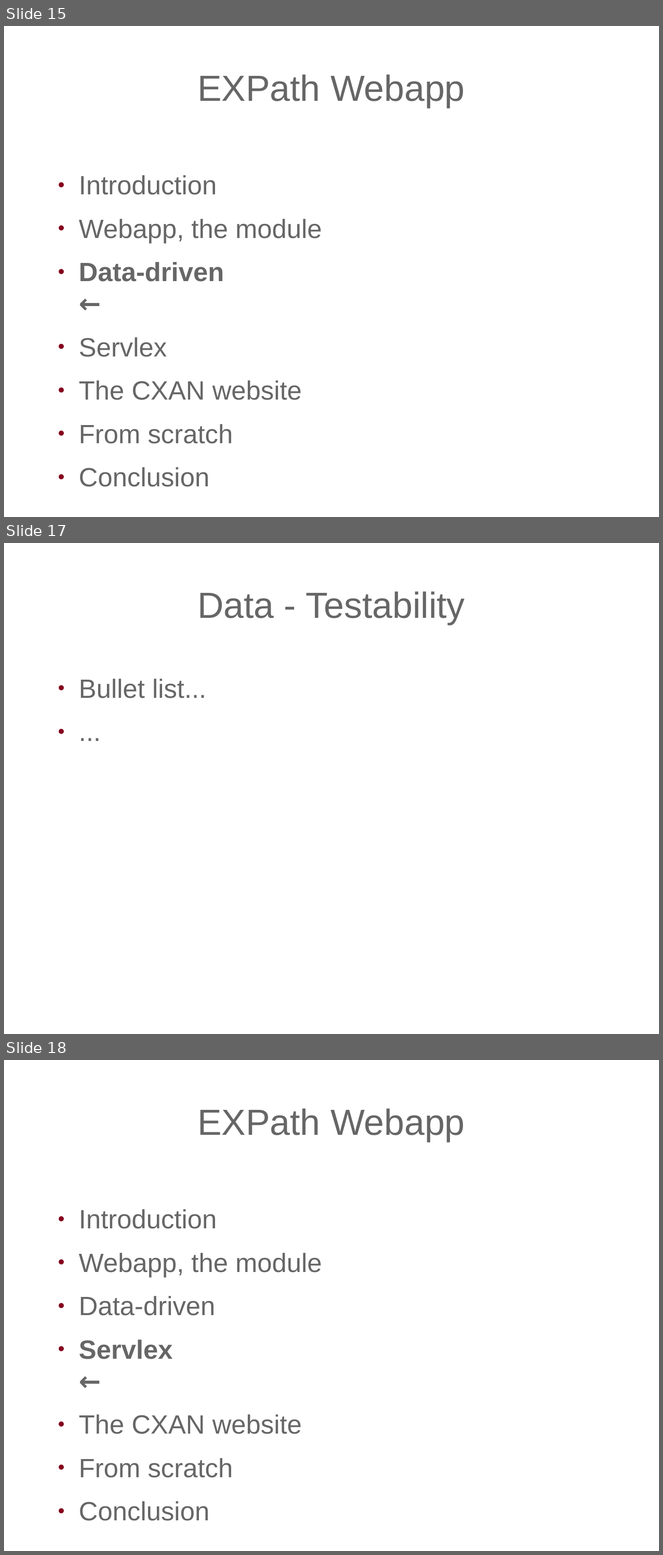
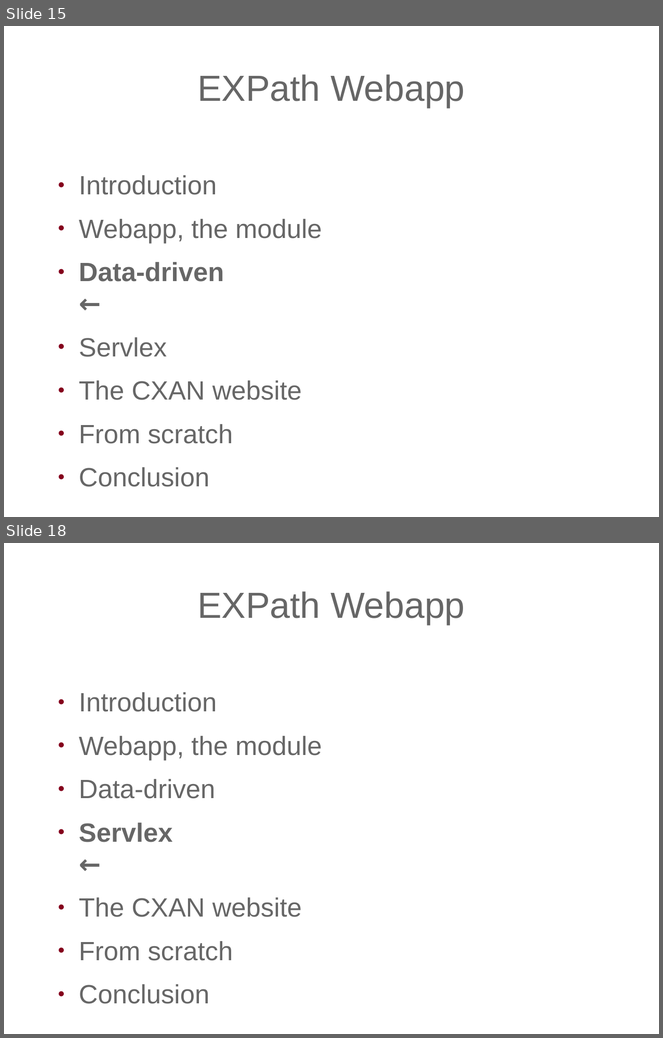
Before and after one commit to expath/expath-www, a slide deck: misc/2011-prague/presentation/fgeorges-servlex.odp. Shown one above the other, each under a label of ours: slides 15, 17 and 18 before the commit, slides 15 and 18 after it; the slides between them are not shown. The pictures are 663x1555 and 663x1038 pixels, drawn with LibreOffice and Linux fonts; fonts in the diff are those of the drawing; background and template pictures are left out. Boxes give left, top, right and bottom in pixels: in the first picture for what was removed or moved away, otherwise in the second. Text is boxed around its words. In the diff, an @@ line names an element or a change of style, - is before the commit and + after.

```diff
--- a/misc/2011-prague/presentation/fgeorges-servlex.odp
+++ b/misc/2011-prague/presentation/fgeorges-servlex.odp
@@ slide 17 removed at [4, 543, 659, 1034], background picture (left out) @@
@@ title removed at [197, 591, 465, 625] @@
-Data - Testability
@@ text removed at [79, 679, 206, 698] @@
-● Bullet list...
-● ...
```
Also in this commit, not shown: 3 slides changed, 1 slide added.
